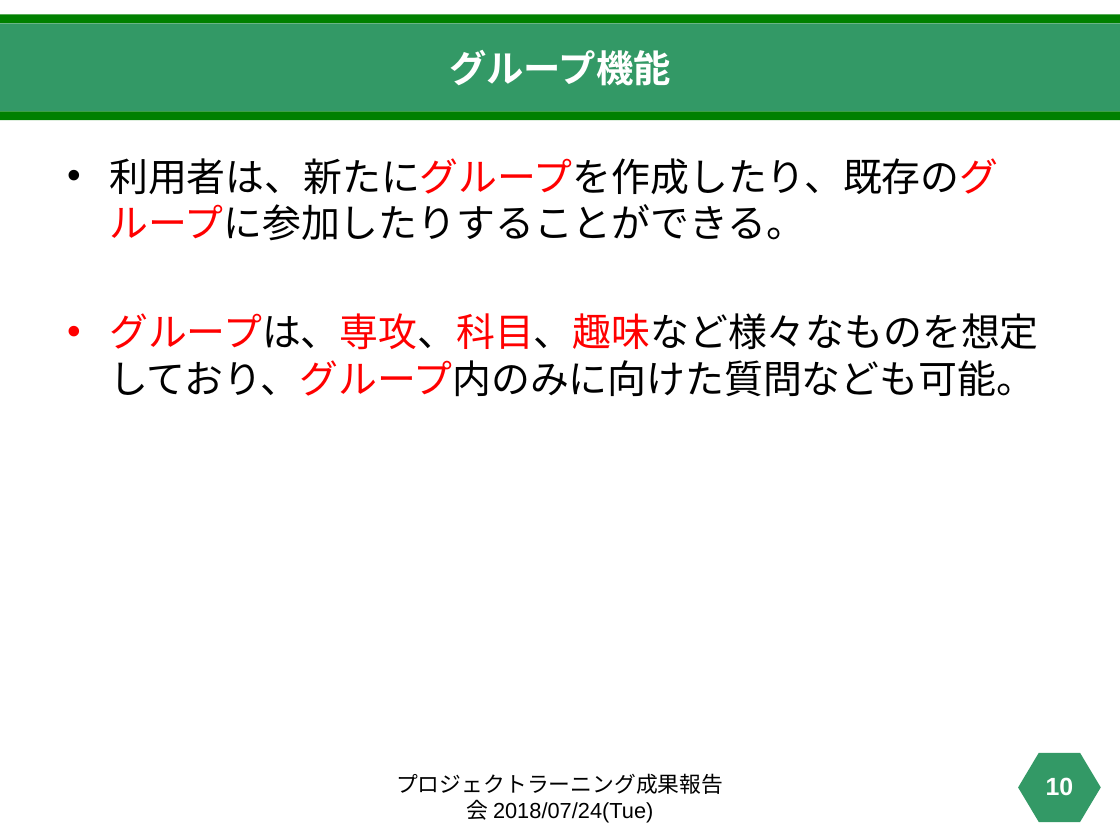
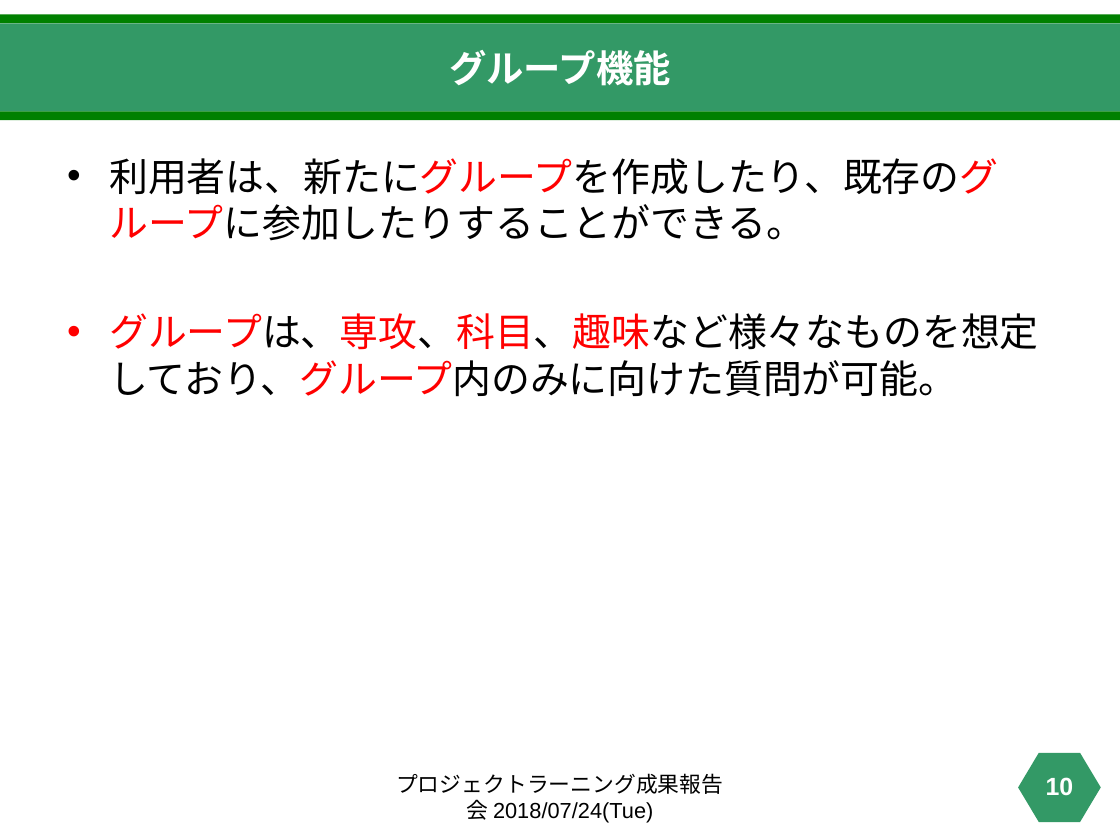
Before and after one commit to haruki0401/projectlearning02, a slide deck: slide 10 of pl-2.pptx. Drawn at 1120x840 pixels with LibreOffice and Linux fonts; fonts in the diff are those of the drawing. Boxes give left, top, right and bottom in pixels: in the first picture for what was removed or moved away, otherwise in the second. Text is boxed around its words. In the diff, an @@ line names an element or a change of style, - is before the commit and + after.

```diff
--- a/pl-2.pptx
+++ b/pl-2.pptx
@@ text at [109, 313, 1039, 397]: text changed @@
-• グループは、専攻、科目、趣味など様々なものを想定しており、グループ内のみに向けた質問なども可能。
+• グループは、専攻、科目、趣味など様々なものを想定しており、グループ内のみに向けた質問が可能。
```
Also in this commit, not shown: 3 other slides changed, 1 slide removed.
